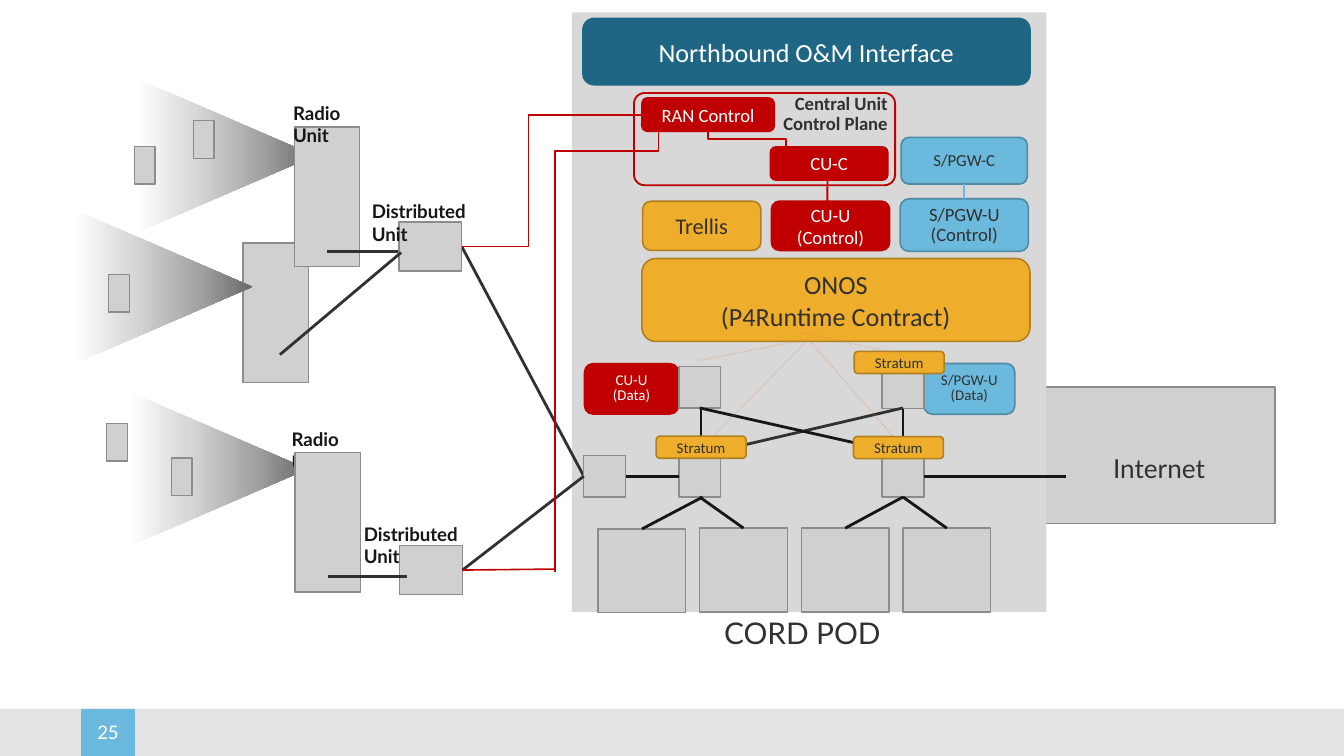
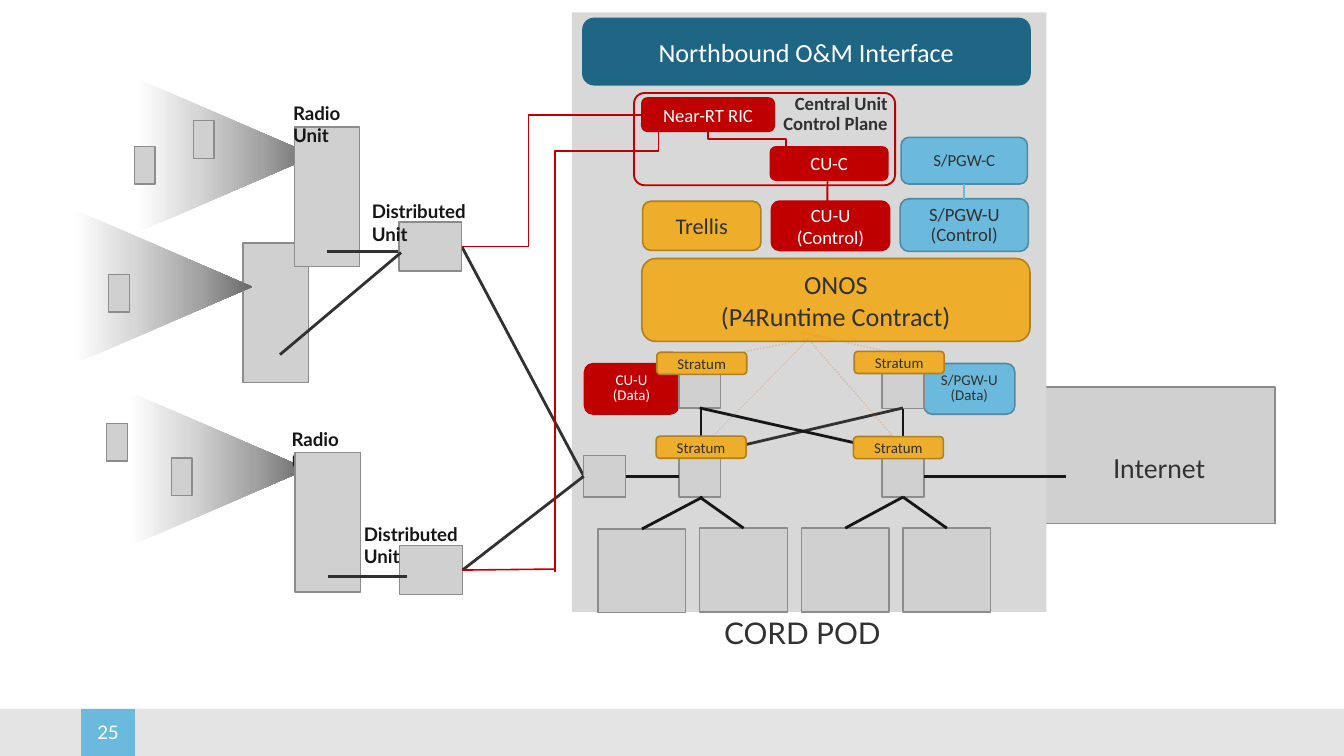
Before and after one commit to SystemsApproach/5G, a slide deck: slide 25 of figures.pptx. Drawn at 1344x756 pixels with LibreOffice and Linux fonts; fonts in the diff are those of the drawing; grey boxes stand for pictures; background and template pictures are left out. Boxes give left, top, right and bottom in pixels: in the first picture for what was removed or moved away, otherwise in the second. Text is boxed around its words. In the diff, an @@ line names an element or a change of style, - is before the commit and + after.

```diff
--- a/figures.pptx
+++ b/figures.pptx
@@ text in rounded rectangle at box(663, 110, 753, 122): text changed @@
-RAN Control
+Near-RT RIC
@@ rounded rectangle added at box(657, 352, 747, 374), fill #EEAD2A, outline #B0801F 0.85 pt, 8 pt, text #313131 @@
+Stratum
```
Also in this commit, not shown: 7 other slides changed, 1 slide added, 9 other files.
